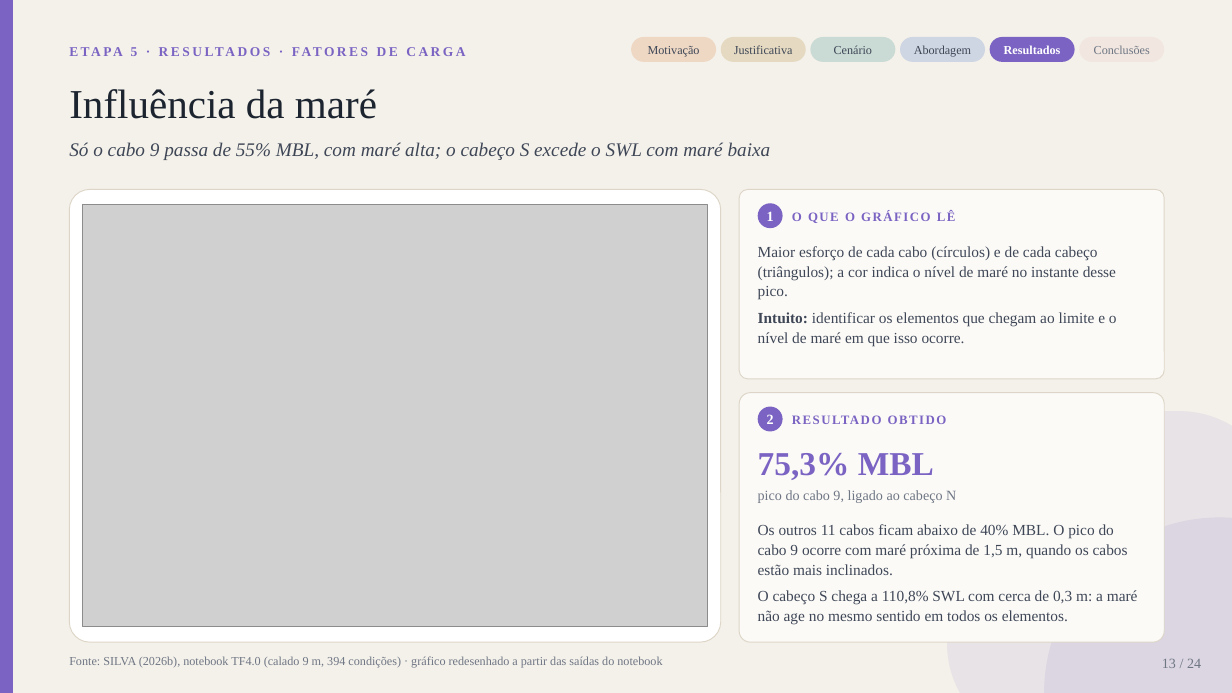
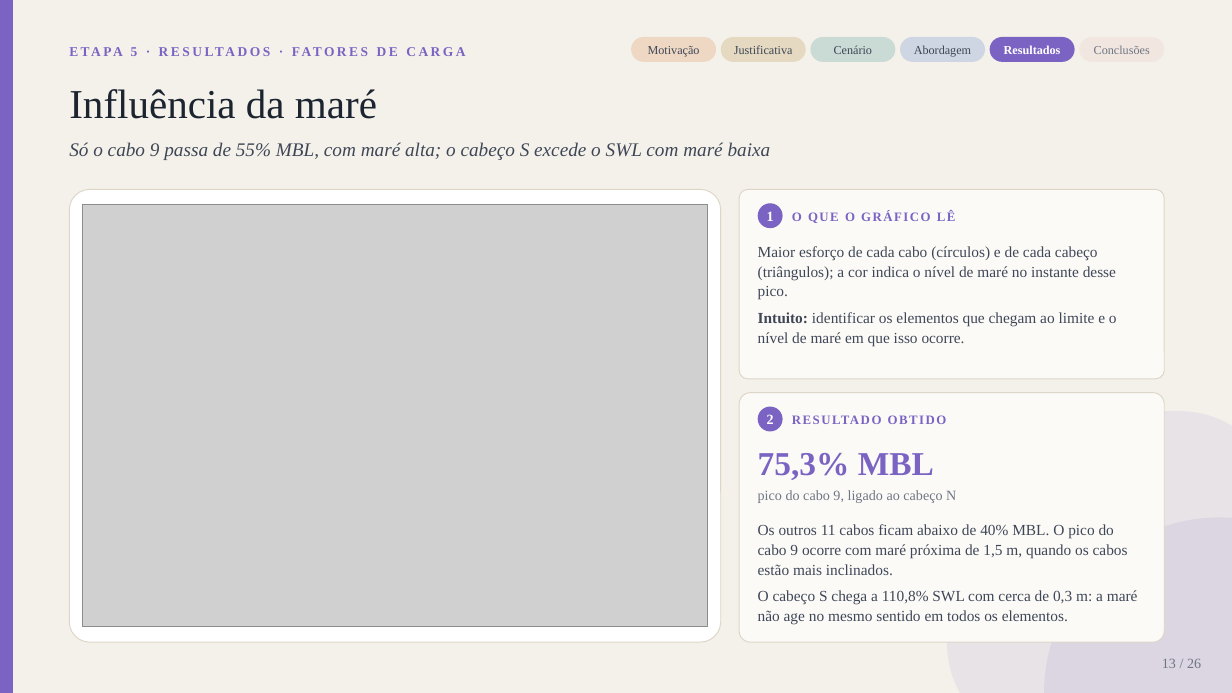
Before and after one commit to gustavogsilvaa/Apresentacao-Kiro, a slide deck: slide 13 of amarracao_v3/Apresentacao_TF_Amarracao_parcial.pptx. Drawn at 1232x693 pixels with LibreOffice and Linux fonts; fonts in the diff are those of the drawing; grey boxes stand for pictures. Boxes give left, top, right and bottom in pixels: in the first picture for what was removed or moved away, otherwise in the second. Text is boxed around its words. In the diff, an @@ line names an element or a change of style, - is before the commit and + after.

```diff
--- a/amarracao_v3/Apresentacao_TF_Amarracao_parcial.pptx
+++ b/amarracao_v3/Apresentacao_TF_Amarracao_parcial.pptx
@@ text removed at bbox=[69, 656, 662, 668] @@
-Fonte: SILVA (2026b), notebook TF4.0 (calado 9 m, 394 condições) · gráfico redesenhado a partir das saídas do notebook
@@ text at bbox=[1162, 659, 1201, 668]: text changed @@
-13 / 24
+13 / 26
```
Also in this commit, not shown: 23 other slides changed, 2 slides added, 10 other files.
